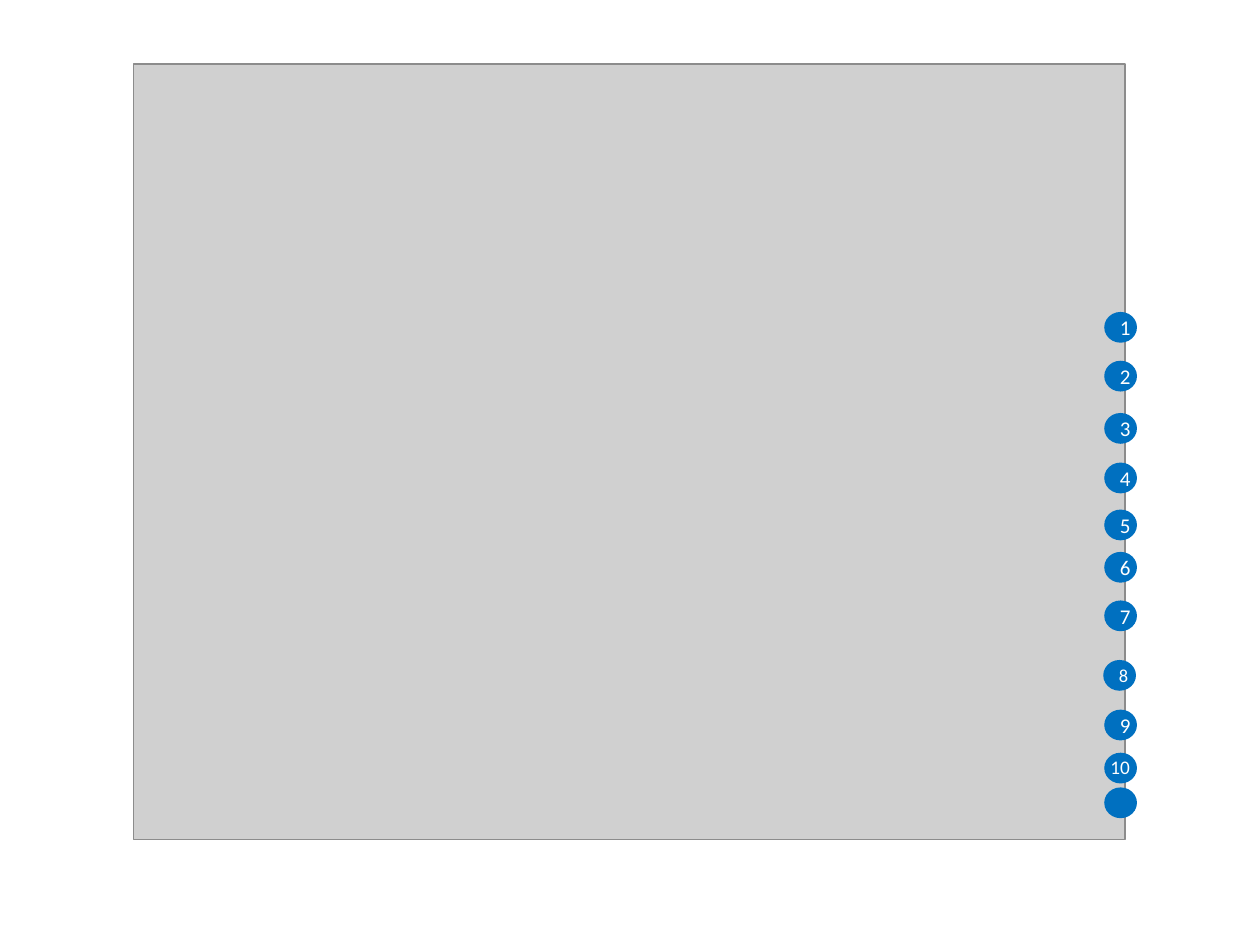
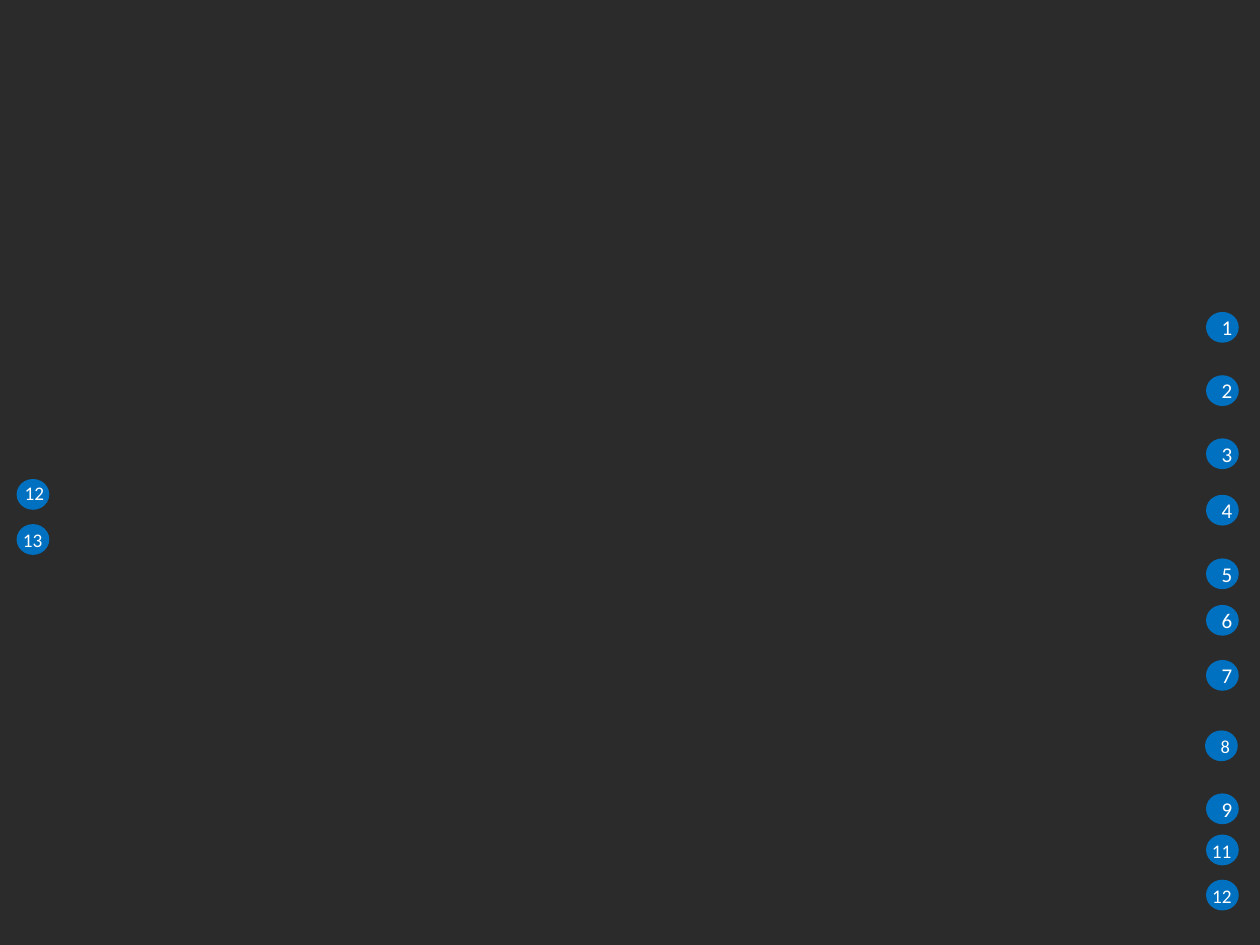
Before and after one commit to OP-TED/ESPD-EDM, a slide deck: slide 6 of docs/src/main/asciidoc/dist/art/rsrcs.pptx. Drawn at 1260x945 pixels with LibreOffice and Linux fonts; fonts in the diff are those of the drawing; grey boxes stand for pictures; background and template pictures are left out; a plain dark background stands for a picture behind light text. Boxes give left, top, right and bottom in pixels: in the first picture for what was removed or moved away, otherwise in the second. Text is boxed around its words. In the diff, an @@ line names an element or a change of style, - is before the commit and + after.

```diff
--- a/docs/src/main/asciidoc/dist/art/rsrcs.pptx
+++ b/docs/src/main/asciidoc/dist/art/rsrcs.pptx
@@ background #FFFFFF to picture (left out) @@
@@ picture removed at (x1=134, y1=64, x2=1125, y2=840) @@
@@ ellipse "1" moved from (x1=1104, y1=312, x2=1137, y2=343) to (x1=1206, y1=312, x2=1239, y2=343) @@
@@ ellipse "2" moved from (x1=1104, y1=360, x2=1137, y2=391) to (x1=1206, y1=375, x2=1239, y2=406) @@
@@ ellipse "3" moved from (x1=1104, y1=413, x2=1137, y2=444) to (x1=1206, y1=438, x2=1239, y2=469) @@
@@ ellipse moved from (x1=1104, y1=752, x2=1137, y2=782) to (x1=16, y1=479, x2=49, y2=509) @@
@@ text added at (x1=25, y1=487, x2=44, y2=500), 11 pt, text #FFFFFF @@
+12
@@ ellipse "4" moved from (x1=1104, y1=462, x2=1137, y2=493) to (x1=1206, y1=495, x2=1239, y2=525) @@
@@ ellipse moved from (x1=1104, y1=788, x2=1137, y2=818) to (x1=16, y1=524, x2=49, y2=554) @@
@@ text added at (x1=23, y1=534, x2=42, y2=547), 11 pt, text #FFFFFF @@
+13
@@ ellipse "5" moved from (x1=1104, y1=509, x2=1137, y2=539) to (x1=1206, y1=558, x2=1239, y2=588) @@
@@ ellipse "6" moved from (x1=1104, y1=552, x2=1137, y2=582) to (x1=1206, y1=605, x2=1239, y2=635) @@
@@ ellipse "7" moved from (x1=1104, y1=601, x2=1137, y2=631) to (x1=1206, y1=660, x2=1239, y2=690) @@
@@ ellipse "8" moved from (x1=1104, y1=660, x2=1137, y2=690) to (x1=1205, y1=731, x2=1237, y2=761) @@
@@ text removed at (x1=1110, y1=761, x2=1129, y2=774) @@
-10
@@ ellipse "9" moved from (x1=1104, y1=709, x2=1137, y2=740) to (x1=1206, y1=794, x2=1239, y2=824) @@
@@ ellipse added at (x1=1206, y1=834, x2=1239, y2=864), fill #0070C0 @@
@@ text added at (x1=1212, y1=845, x2=1231, y2=863), 11 pt, text #FFFFFF @@
+11
@@ ellipse added at (x1=1206, y1=879, x2=1239, y2=910), fill #0070C0 @@
@@ text added at (x1=1212, y1=890, x2=1231, y2=908), 11 pt, text #FFFFFF @@
+12
```
Also in this commit, not shown: 3 other slides changed, 33 slides added, 1 slide removed, 53 other files.
